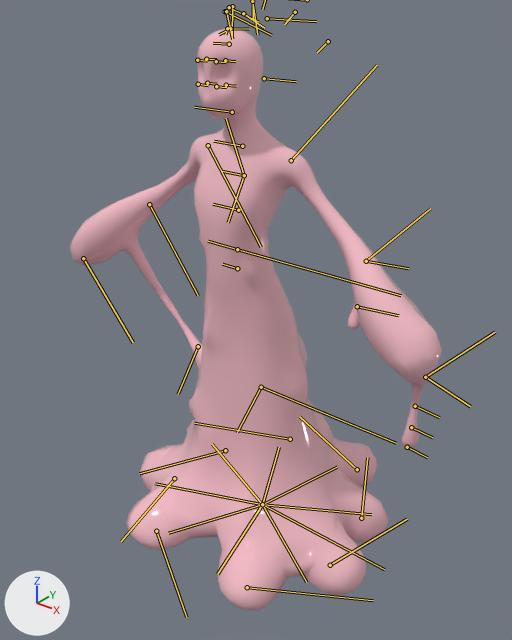
An edit to the FBX model Swordless/Assets/Models/SlimeSkinned.fbx, drawn before and after from the same camera.
Camera for both pictures: a 50 mm camera at (2.08, -2.48, 2.87) aimed at (-0.04, 0.17, 1.23). The axes (+X, +Y, +Z) are drawn at lower left. The lights are the same throughout. Both versions are drawn at the pose saved in each file; the numbers are the values there. The bones that bend it are drawn over the model as lines.

Objects in the first picture: 'SlimeBody_low'.
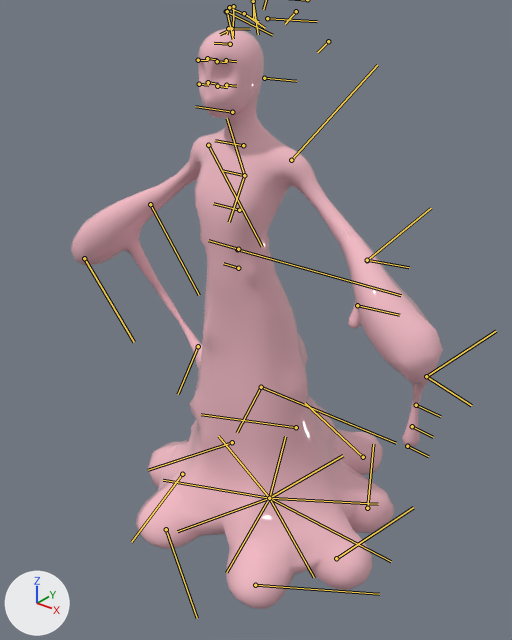
Commit message: Slime character with animations implemented

Pixel boxes (x1, y1, x2, y2) of what changed, in the pictures (512 x 640 px):
```json
{"object": "SlimeBody_low", "change": "posed", "before": [70, 28, 442, 611], "after": [71, 28, 443, 609]}
```

Scene script edits in JSON lines:
```json
{"block": "bone_leg2_b", "where": "bone_leg2_b = bpy.data.objects['Armature'].pose.bones['Leg2_B']  # child of 'Leg_B'"}
{"op": "set", "path": "bone_leg2_b.rotation_quaternion", "old": "(1.0, 0.0, 0.0, 0.0)", "new": "(0.999, 0.0, 0.042, 0.0)", "note": "degrees (0, 0, 0) -> degrees (0, 5, 0)"}
```
